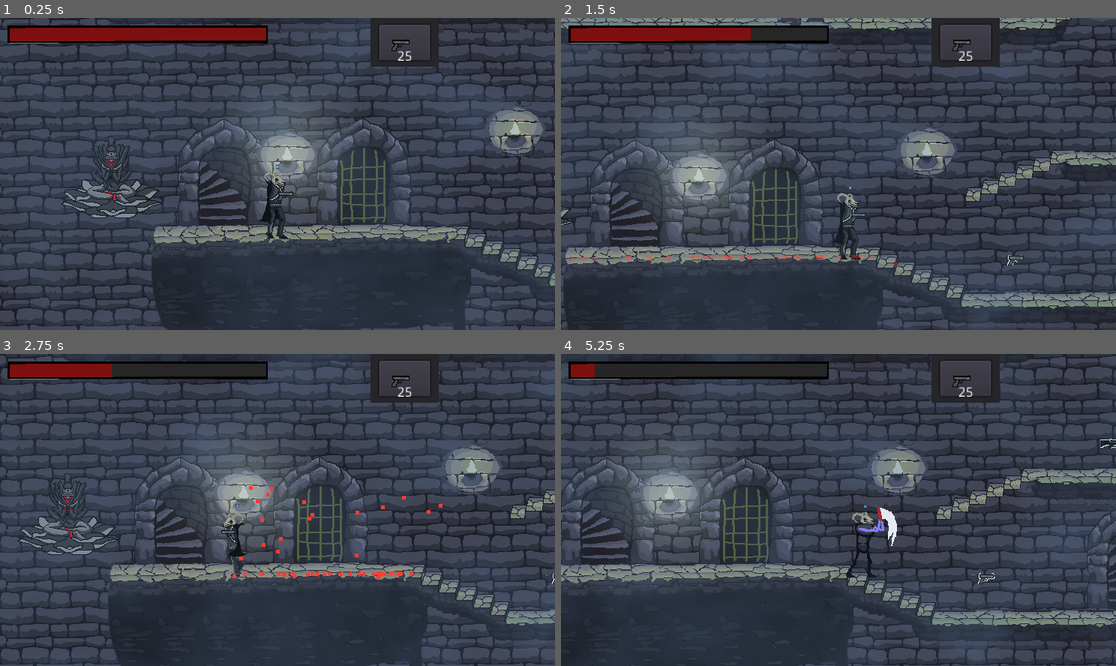
Above: before the commit, frames 1-4 (two rows, left to right).
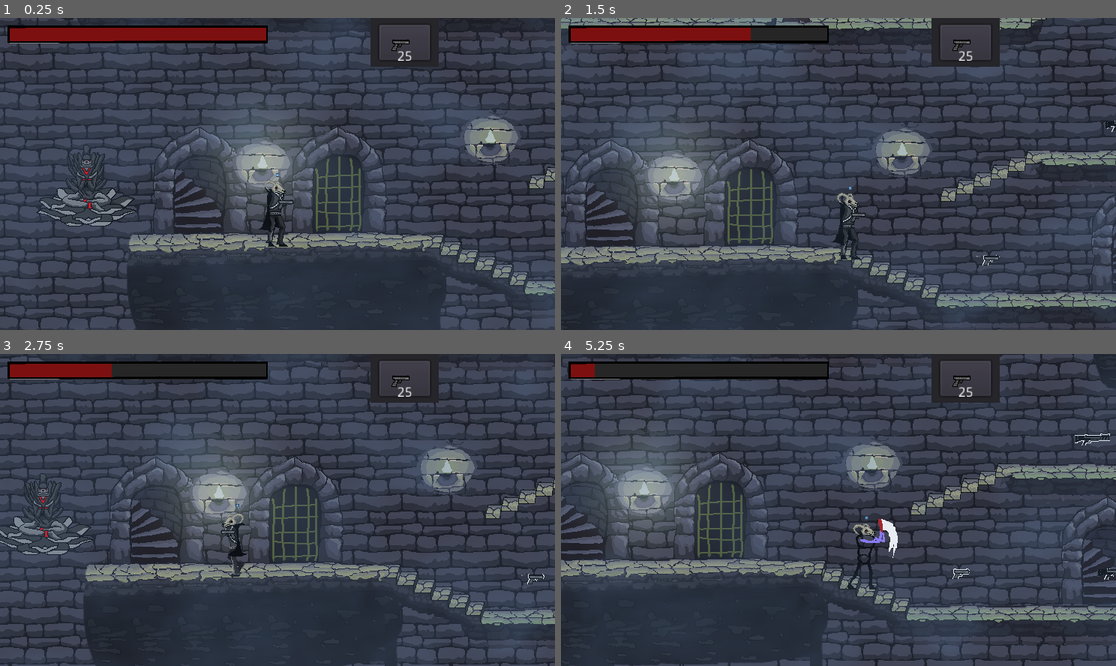
Above: after the commit, the same moments.

Repository: IgorBayerl/godot-game-liliths-crusade
Game: Godot game, scene res://src/Scenes/Main.tscn
Two runs of this game, one before a commit and one after it. Both use one fixed random seed, a clock stepped at 60 frames per second and the inputs below. The engine's default icon, where the game draws it, is replaced by a stand-in: a white triangle on a blue panel in a dark square.
Inputs (mouse positions are in pixels of both pictures, inside the frame that each line leads up to):
- Up to frame 1 (0.25 s): no input
- Up to frame 2 (1.5 s): move the mouse to (960, 158) at 0.52 s; hold Right (move_RIGHT) 0.53-1.25 s; tap 4 (Gun_4) at 0.6 s; click (960, 158) at 0.67 s; tap Space (jump) at 0.77 s; drag from (727, 189) to (905, 239) at 1.27 s
- Up to frame 3 (2.75 s): move the mouse to (333, 441) at 2.02 s; hold Left (move_LEFT) from 2.03 s (still down); tap 2 (Gun_2) at 2.1 s; tap 4 (Gun_4) at 2.3 s
- Up to frame 4 (5.25 s): release Left (move_LEFT) at 2.75 s; drag from (810, 572) to (672, 463) at 2.77 s; move the mouse to (1005, 556) at 3.52 s; hold Right (move_RIGHT) 3.53-4.25 s; tap 4 (Gun_4) at 3.6 s; tap Space (jump) at 3.77 s; drag from (672, 463) to (805, 372) at 4.27 s; move the mouse to (866, 510) at 5.02 s; hold Right (move_RIGHT) from 5.03 s (still down); tap X (interact) at 5.1 s; click (866, 510) at 5.17 s

The runs differ from the first frame. In frame 1, 35% of the frame differs, in the area x 0-100%, y 0-100%; in frame 2, 24%; in frame 3, 24%; in frame 4, 34%.

Commit message:
health bar

Diff:
--- a/src/Actors/Aroldo.tscn
+++ b/src/Actors/Aroldo.tscn
@@ -13,11 +13,6 @@
 
 [sub_resource type="SpriteFrames" id=1]
 animations = [ {
-"frames": [ ExtResource( 6 ) ],
-"loop": true,
-"name": "Idle",
-"speed": 5.0
-}, {
 "frames": [ ExtResource( 4 ), ExtResource( 5 ), ExtResource( 1 ), ExtResource( 3 ) ],
 "loop": true,
 "name": "Walk",
@@ -26,6 +21,11 @@
 "frames": [ ExtResource( 9 ), ExtResource( 7 ), ExtResource( 8 ) ],
 "loop": true,
 "name": "Atack",
+"speed": 5.0
+}, {
+"frames": [ ExtResource( 6 ) ],
+"loop": true,
+"name": "Idle",
 "speed": 5.0
 } ]
 
@@ -82,6 +82,7 @@
 disabled = true
 
 [node name="Trigger" type="Area2D" parent="AnimatedSprite"]
+visible = false
 position = Vector2( -1.47205, 7.85754 )
 scale = Vector2( 0.912858, 1 )
 collision_layer = 34
@@ -110,4 +111,5 @@
 
 [node name="BloodSplitter" parent="." instance=ExtResource( 10 )]
 position = Vector2( -0.943878, -16.0459 )
+[connection signal="body_entered" from="AnimatedSprite/HitBox" to="." method="_on_HitBox_body_entered"]
 [connection signal="area_entered" from="AnimatedSprite/Trigger" to="." method="_on_Trigger_area_entered"]
--- a/src/Scenes/Main.tscn
+++ b/src/Scenes/Main.tscn
@@ -93,12 +93,13 @@
 script = ExtResource( 8 )
 
 [node name="Player" parent="MainController" instance=ExtResource( 1 )]
-position = Vector2( 538.177, 706.961 )
+position = Vector2( 571.172, 684.257 )
 scale = Vector2( 0.519995, 0.519995 )
 
 [node name="GetItem" type="Area2D" parent="MainController/Player" groups=[
 "Player",
 ]]
+visible = false
 collision_layer = 4
 
 [node name="GetItem_CollisionShape" type="CollisionShape2D" parent="MainController/Player/GetItem"]
--- a/src/Scripts/Aroldo.gd
+++ b/src/Scripts/Aroldo.gd
@@ -118,4 +118,10 @@
 		$AnimatedSprite/HitBox/AnimationPlayer.play("Hit")
 		yield(get_tree().create_timer(0.5), "timeout")
 		atacking = false
-		get_parent().get_node("Player").take_damage(30)
+#		get_parent().get_node("Player").take_damage(30)
+
+
+func _on_HitBox_body_entered(body: Node) -> void:
+	if body.is_in_group("Player"):
+		print("acertou")
+		body.take_damage(30)
--- a/src/Scripts/Health Bar.gd
+++ b/src/Scripts/Health Bar.gd
@@ -5,6 +5,8 @@
 onready var update_tween = $UpdateTween
 
 var health = 100
+
+
 
 func _on_health_updated(health, amount):
 	health_over.value = health
@@ -23,6 +25,7 @@
 
 func _ready() -> void:
 	_on_health_updated(health,0)
+#	health = get_parent().get_parent().get_parent().get_node("Player").health
 
 func take_damage(damage):
 		health = health - damage
--- a/src/Scripts/MainController.gd
+++ b/src/Scripts/MainController.gd
@@ -19,7 +19,7 @@
 		"selected" : false ,
 		"ammo": 25,
 		"full_ammo": 60,
-		"fire_rate": 0.3,
+		"fire_rate": 0.1,
 		"random_rate":0.08,
 		"bullet_speed": 1000,
 		"automatica": true
--- a/src/Scripts/Player.gd
+++ b/src/Scripts/Player.gd
@@ -3,6 +3,8 @@
 export var SPEED = 300
 export var GRAVITY = 3000
 export var JUMP_FORCE = -1000
+
+var health = 100
 
 signal OnDeath(WhoDied)
 
@@ -19,6 +21,8 @@
 func _physics_process(delta: float) -> void:
 	_direction_move(delta)
 	animations_set()
+
+	death_detection()
 
 	if Input.is_action_just_pressed("Gun_4"):
 		take_damage(30)
@@ -169,4 +173,8 @@
 func take_damage(damage):
 	get_parent().get_node("CanvasLayer/Control/Health Bar").take_damage(damage)
 	print('take_damage')
-	emit_signal("OnDeath",self)
+
+func death_detection():
+	if health <= 0 :
+		emit_signal("OnDeath",self)
+		queue_free()
